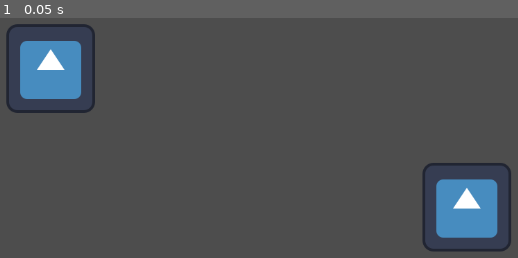
Above: before the commit, frame 1.
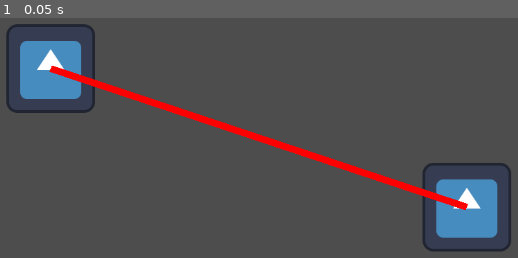
Above: after the commit, the same moment.

Repository: Shykaro/SimulatedAI
Game: Godot game, scene res://Scenes/npc visualization.tscn
Two runs of this game, one before a commit and one after it. Both use one fixed random seed, a clock stepped at 60 frames per second and the inputs below. The engine's default icon, where the game draws it, is replaced by a stand-in: a white triangle on a blue panel in a dark square.
Inputs:
- Up to frame 1 (0.05 s): no input

The runs differ from the first frame. In frame 1, 2.6% of the frame differs, in the area x 9-91%, y 20-80%.
Error after the commit: Trying to assign value of type 'Nil' to a variable of type 'Dictionary'. (res://Scripts/RequestHandler.gd:24)

Commit message:
Working NPC Conversations!
- The "ShouldBe" (in drive) design is implemented

Diff:
--- a/GodotProject/Scripts/NPC.gd
+++ b/GodotProject/Scripts/NPC.gd
@@ -5,37 +5,43 @@
 @export var id: int
 var associated_llm: String
 var conversation_partner: NPC
-var request_handler: RequestHandler
+var request_handler: RequestHandler = RequestHandler.new()
 #var timeout_interval: int = 10
 # Called when the node enters the scene tree for the first time.
 func start():
 	#assert(id != null, "WARNING: NPC instance has no id!") this can be used to debug (basically, if then print)
 	id = NPCManager.npc_list.size()
+	self.add_child(request_handler)
+	request_handler.request_processed.connect(_on_reply_received)
 
-func _on_timer_timeout():
+func check_for_npc_available():
 	#try to establish communication with another NPC
 	if(conversation_partner == null): #if not talking
 		for i in range(NPCManager.npc_list.size()): #Goes through all npcs
 			if(NPCManager.npc_list[i].id != self.id): #if the other npc it not self
-				if(!NPCManager.npc_list[i].is_talking): # and the other is not talking
+				if(NPCManager.npc_list[i].conversation_partner == null): # and the other is not talking
 					_establish_communication(NPCManager.npc_list[i])
 					break
 
 func _establish_communication(_npc: NPC):
 	conversation_partner = _npc
+	conversation_partner.conversation_partner = self
 	_add_line2D() #adds line from self to conversation partner
-	request_handler = RequestHandler.new()
-	self.add_child(request_handler)
-	request_handler.request_processed.connect(_on_reply_received) #to be placed into "the other" npc
-	var init_message = "You meet "+_npc.name+". You are "+name+". What do you say? One sentence"
-	print(init_message)
-	request_handler.chat(init_message, associated_llm) #to LLM 1
+	var init_message = "You meet "+conversation_partner.name+". You are "+name+". You have apples on your mind. What do you say? One sentence"
+	request_answer(init_message)
 
 func _on_reply_received(json: Dictionary):
 	var reply_string: String = json["message"]["content"]
-	var model_used: String = json["model"]
-	print(model_used+": "+reply_string)
-	request_handler.chat(reply_string, conversation_partner.associated_llm) #to LLM 2
+	print(self.name+":")
+	print(reply_string)
+	print()
+	_chat_with(reply_string, conversation_partner)
+
+func request_answer(_message: String):
+	request_handler.chat(_message, associated_llm) # to own LLM
+
+func _chat_with(_message: String, _npc: NPC):
+	_npc.request_answer(_message)
 
 func _on_conversation_over(json: Dictionary):
 	_remove_line2D()
@@ -53,3 +59,11 @@
 func _remove_line2D():
 	var _line = self.get_node("Communication Line between "+self.name+" and "+conversation_partner.name)
 	self.remove_child(_line)
+
+
+# Step 1: NPC A asks LLM A what it should say
+# Step 2: NPC A retrieves answer from LLM A
+# Step 3: NPC A sends message to NPC B
+# Step 4: NPC B sends LLM B message of NPC A
+# Step 5: NPC B retrieves answer from LLM B
+# Step 6: NPC B sends message to NPC A
--- a/GodotProject/Scripts/NPCManager.gd
+++ b/GodotProject/Scripts/NPCManager.gd
@@ -8,15 +8,17 @@
 func _ready():
 	print("DEBUG: instantiating NPCs...")
 	npc_scene = load("res://Scenes/npc.tscn")
-	create_npc("Elong Ma", "phi", Vector2(200,200))
+	create_npc("Elong Ma", "starling-lm", Vector2(200,200))
 	#create_npc("Jeff", "phi", 6,  Vector2(800,200))
 	#create_npc("Lara", "phi", 8,  Vector2(200,400))
-	create_npc("Marie", "starling-lm", Vector2(800,400))
-	print(npc_list)
+	var _npc: NPC = create_npc("Marie", "starling-lm", Vector2(800,400))
+	_npc.check_for_npc_available()
+
 
 static func get_npc_by_id(_id: int):
 	for i in range(npc_list.size()):
 		if(npc_list[i].id == _id):
+			print(npc_list[i].name)
 			return npc_list[i]
 
 func create_npc(_given_name: String, _given_llm: String, _given_position: Vector2):
@@ -27,3 +29,4 @@
 	_npc.position = _given_position
 	self.add_child(_npc)
 	_npc.start()
+	return _npc
